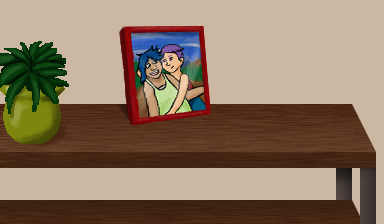
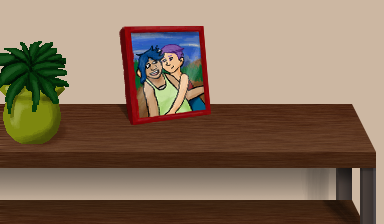
The second 384×224 image is a revision of the first. Changes to its layers:
painted on "phase11-pic1" over [135,43,200,110]
painted on "posts" over [336,168,376,224]
painted on "shadows" over [321,196,363,224]
added layer "Layer 23" (24%) above "Layer 22" over [301,168,330,214]
added layer "Layer 22" above "Color Fill 1" over [0,168,343,212]
